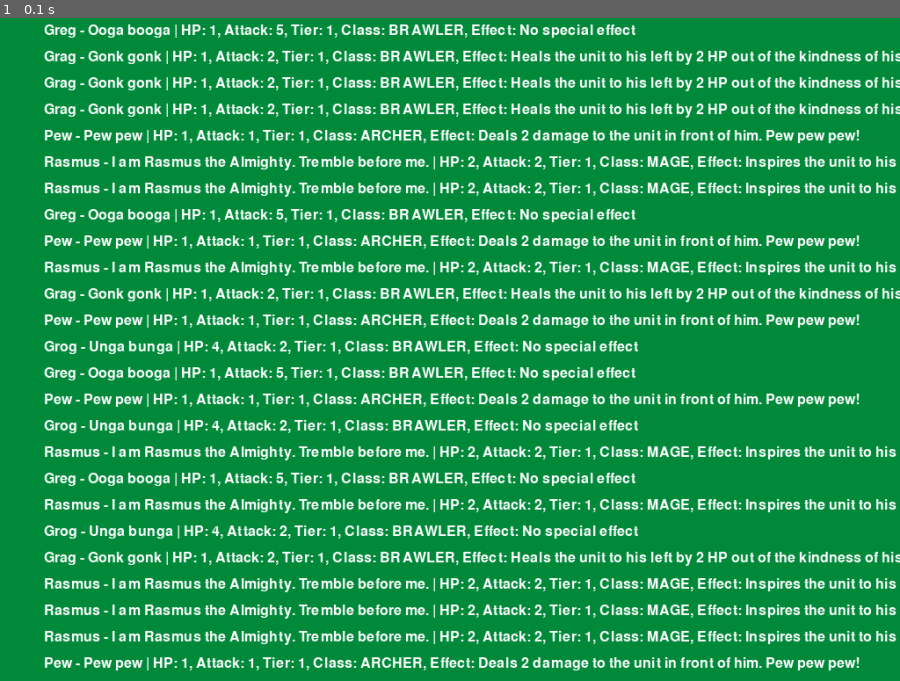
Above: before the commit, frame 1.
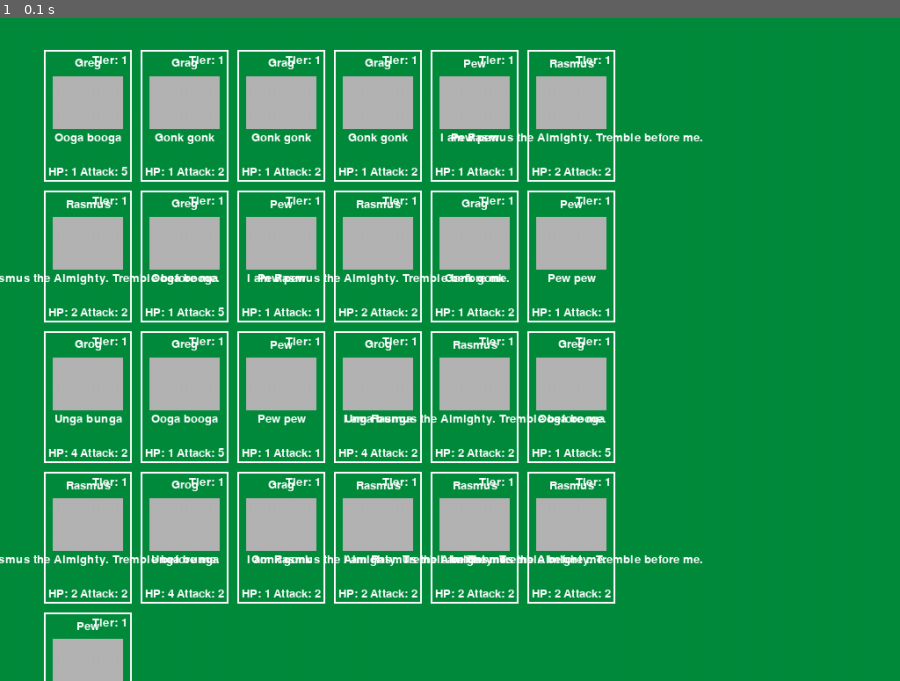
Above: after the commit, the same moment.

Repository: chriskalos/CardMaster
Game: pygame game, started from Game/Game.py
The game is run twice, just before and just after one commit, with the same random seed, the same clock (stepped at 60 frames per second) and the same inputs.
Inputs:
- Up to frame 1 (0.1 s): no input

The runs differ from the first frame. In frame 1, 39% of the frame differs, in the area x 0-100%, y 0-100%.

Commit message:
Tile cards in window

Diff:
--- a/Game/Game.py
+++ b/Game/Game.py
@@ -16,26 +16,71 @@
 game_manager = GameManager()
 game_manager.instantiate_player_deck()  # Create the initial deck
 
+def draw_card(screen, card, x, y):
+    # Card dimensions
+    card_width, card_height = 100, 150
+    border_color = (255, 255, 255)  # White border
+    text_color = (255, 255, 255)    # White text
+
+    # Create a rectangle for the card
+    card_rect = pygame.Rect(x, y, card_width, card_height)
+    pygame.draw.rect(screen, border_color, card_rect, 2)  # 2 pixels for the border thickness
+
+    # Font setup
+    font = pygame.font.Font(None, 20)
+
+    # Name (centered at the top)
+    name_surf = font.render(card.name, True, text_color)
+    name_rect = name_surf.get_rect(center=(x + card_width // 2, y + 15))
+    screen.blit(name_surf, name_rect)
+
+    # Image (placeholder for now)
+    pygame.draw.rect(screen, (180, 180, 180), (x + 10, y + 30, card_width - 20, 60))  # Grey rectangle as placeholder
+
+    # Description (below the image)
+    desc_surf = font.render(card.description, True, text_color)
+    desc_rect = desc_surf.get_rect(center=(x + card_width // 2, y + 100))
+    screen.blit(desc_surf, desc_rect)
+
+    # Tier (top right)
+    tier_surf = font.render(f"Tier: {card.tier}", True, text_color)
+    tier_rect = tier_surf.get_rect(topright=(x + card_width - 5, y + 5))
+    screen.blit(tier_surf, tier_rect)
+
+    # Health (bottom left)
+    hp_surf = font.render(f"HP: {card.hp}", True, text_color)
+    hp_rect = hp_surf.get_rect(bottomleft=(x + 5, y + card_height - 5))
+    screen.blit(hp_surf, hp_rect)
+
+    # Attack (bottom right)
+    attack_surf = font.render(f"Attack: {card.attack}", True, text_color)
+    attack_rect = attack_surf.get_rect(bottomright=(x + card_width - 5, y + card_height - 5))
+    screen.blit(attack_surf, attack_rect)
+
+# Helper to draw the deck
+def draw_deck():
+    screen.fill((0, 140, 60))  # Clear the screen
+    card_x, card_y = 50, 50  # Start position for the first card
+    for card in game_manager.player_deck.cards:
+        draw_card(screen, card, card_x, card_y)
+        card_x += 110  # Move to the right for the next card
+        if card_x + 100 > 800:  # Check if we need to wrap to the next row
+            card_x = 50
+            card_y += 160
+
+# Draw the initial deck
+draw_deck()
+pygame.display.flip()  # Update the display once after initial draw
+
 # Main game loop
 running = True
 while running:
     for event in pygame.event.get():
         if event.type == pygame.QUIT:
             running = False
-        # Additional event handling can go here
-
-    # Clear the screen
-    screen.fill((0, 140, 60))
-
-    # Display cards in the deck
-    y_offset = 20  # Starting y position to display cards
-    for card in game_manager.player_deck.cards:
-        card_text = font.render(f"{card.name} - {card.description} | HP: {card.hp}, Attack: {card.attack}, Tier: {card.tier}, Class: {card.card_class.name}, Effect: {card.effect_description}", True, (255, 255, 255))
-        screen.blit(card_text, (50, y_offset))
-        y_offset += 30  # Increment y position for the next card
-
-    # Update the display
-    pygame.display.flip()
+        # Here, add any event that requires re-drawing the deck
+        # For example, adding or removing a card, shuffling the deck, etc.
+        # You would call `draw_deck()` followed by `pygame.display.flip()` in response to such events.
 
 # Quit PyGame
 pygame.quit()
